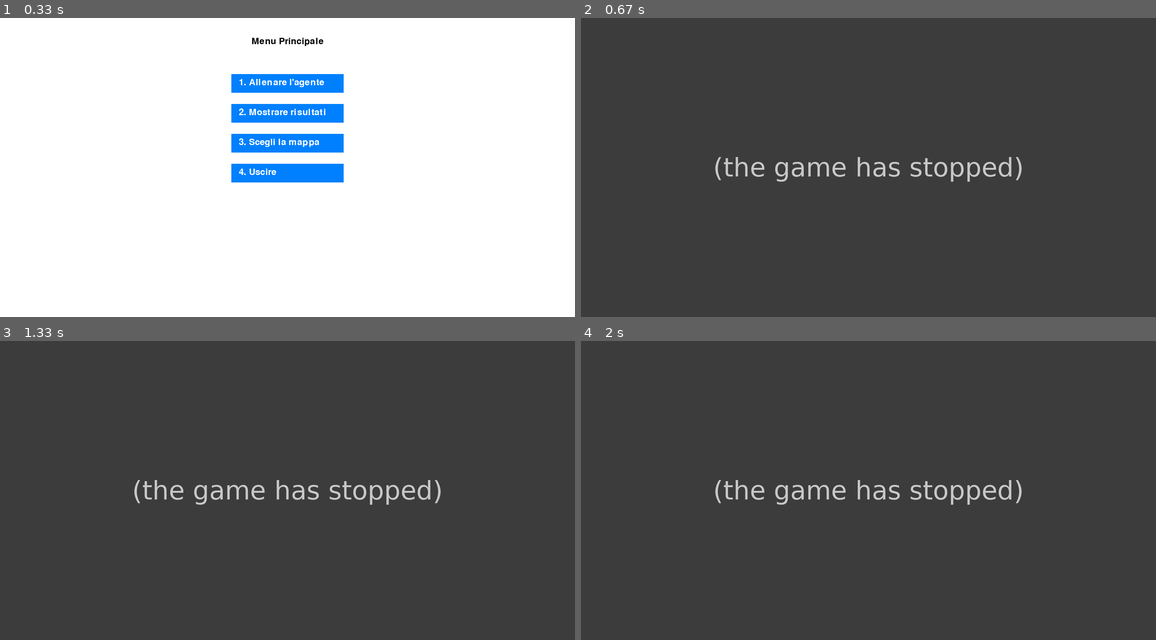
Above: before the commit, frames 1-4 (two rows, left to right).
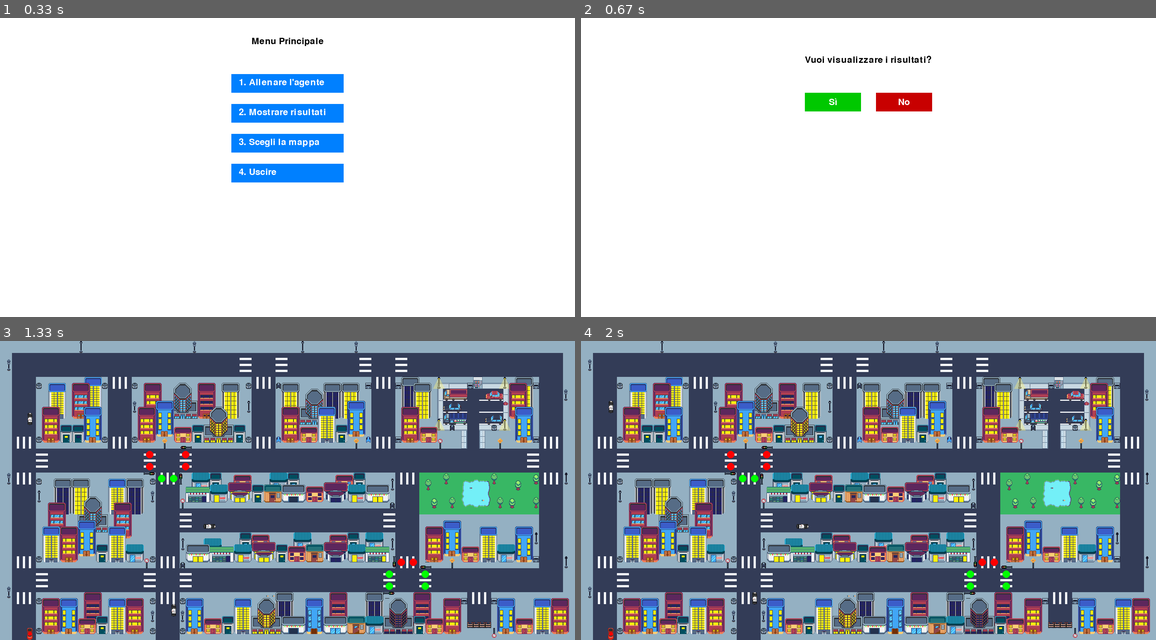
Above: after the commit, the same moments.

Repository: Luke-1310/Thesis
Game: pygame game, started from Progetto Tesi Privitera/q_learning_training.py
The game is run twice, just before and just after one commit, with the same random seed, the same clock (stepped at 60 frames per second) and the same inputs.
Inputs (mouse positions are in pixels of both pictures, inside the frame that each line leads up to):
- Up to frame 1 (0.33 s): no input
- Up to frame 2 (0.67 s): click (868, 83) at 0.38 s
- Up to frame 3 (1.33 s): click (253, 424) at 0.72 s
- Up to frame 4 (2 s): no input

Frame 1 is identical in both runs. In frame 2, 100% of the frame differs, in the area x 0-100%, y 0-100%; in frame 3, 97%; in frame 4, 97%.
Before the commit the program exited at 0.43 s; later frames show no game.

Commit message:
import random

Diff:
--- a/Progetto Tesi Privitera/environments/base_environment.py
+++ b/Progetto Tesi Privitera/environments/base_environment.py
@@ -1,6 +1,7 @@
 import numpy as np
 import pygame
 import os
+import random
 
 class BaseEnvironment:
 
